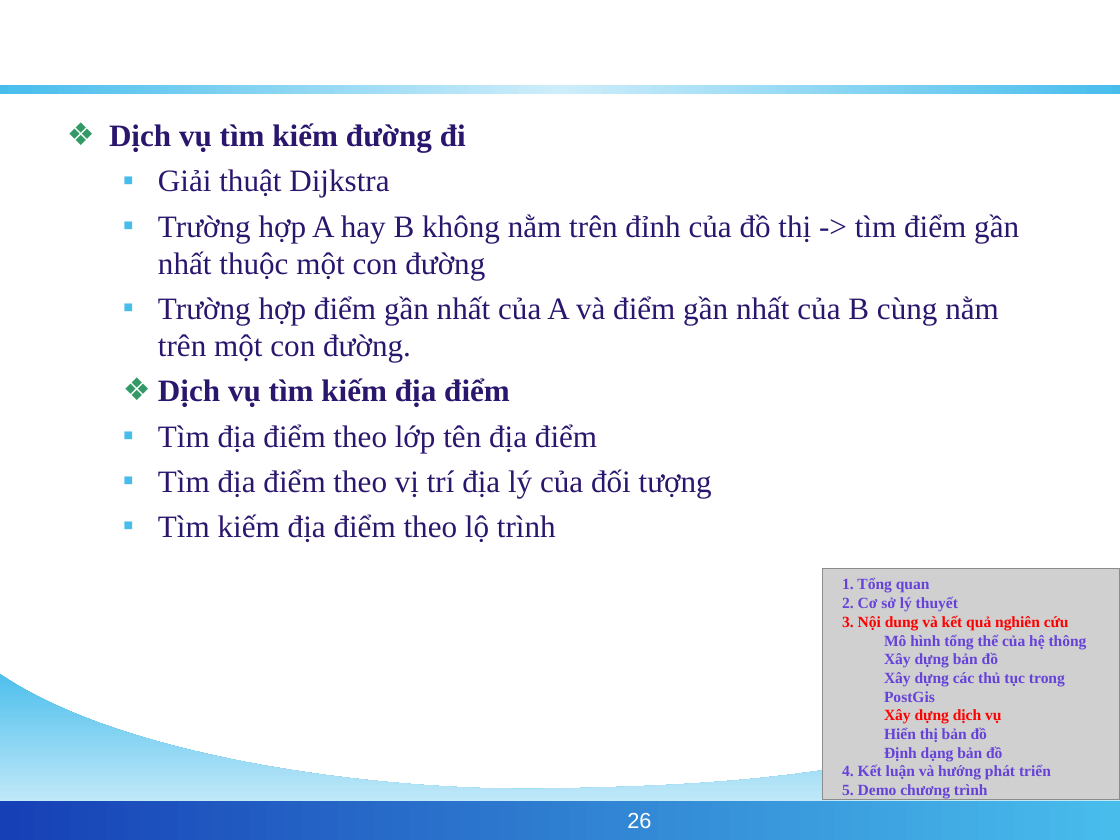
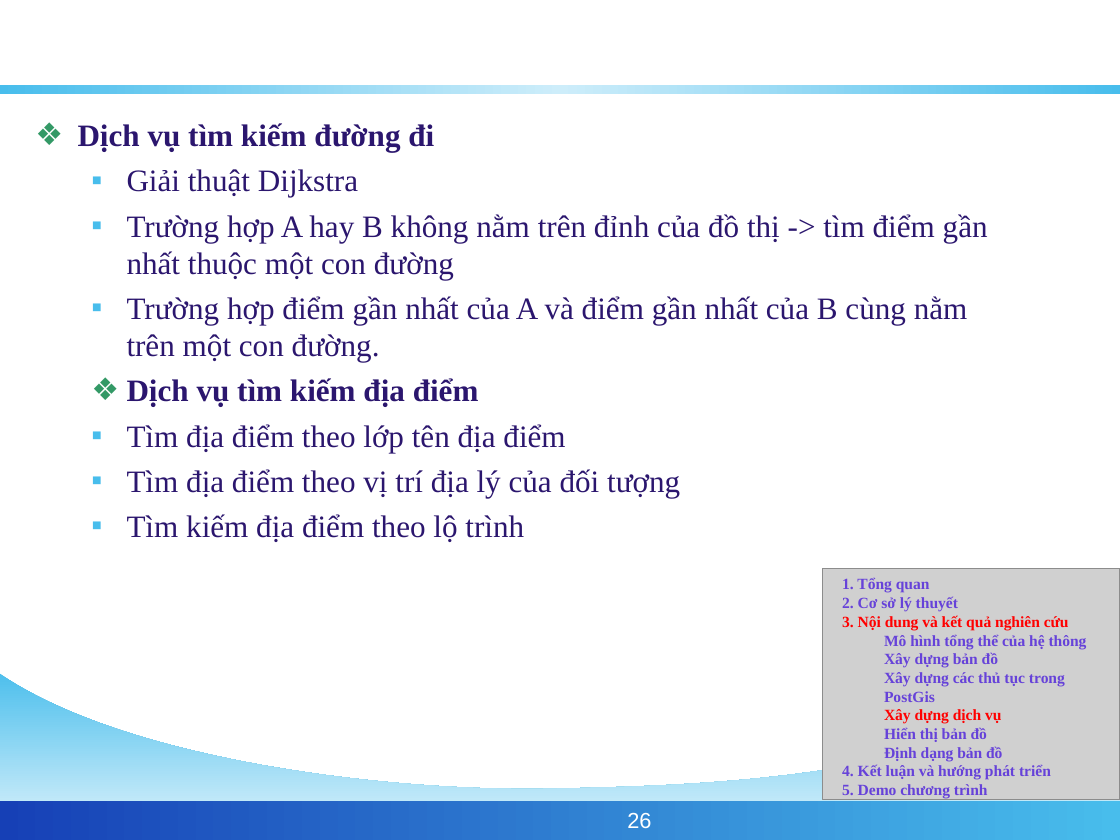
Before and after one commit to phamngsinh/cantho-webgis, a slide deck: slide 26 of Document/Bao Cao/BaoCaoLuanVan.ppt. Drawn at 1120x840 pixels with LibreOffice and Linux fonts; fonts in the diff are those of the drawing; grey boxes stand for pictures; background and template pictures are left out. Boxes give left, top, right and bottom in pixels: in the first picture for what was removed or moved away, otherwise in the second. Text is boxed around its words. In the diff, an @@ line names an element or a change of style, - is before the commit and + after.

```diff
--- a/Document/Bao Cao/BaoCaoLuanVan.ppt
+++ b/Document/Bao Cao/BaoCaoLuanVan.ppt
@@ text "Dịch vụ tìm kiếm đường ...": place and size @@
-text "Dịch vụ tìm kiếm đường ..." at <box>109,123,1019,542</box>
+text "Dịch vụ tìm kiếm đường ..." at <box>78,123,988,542</box>
```
Also in this commit, not shown: 18 other slides changed.
